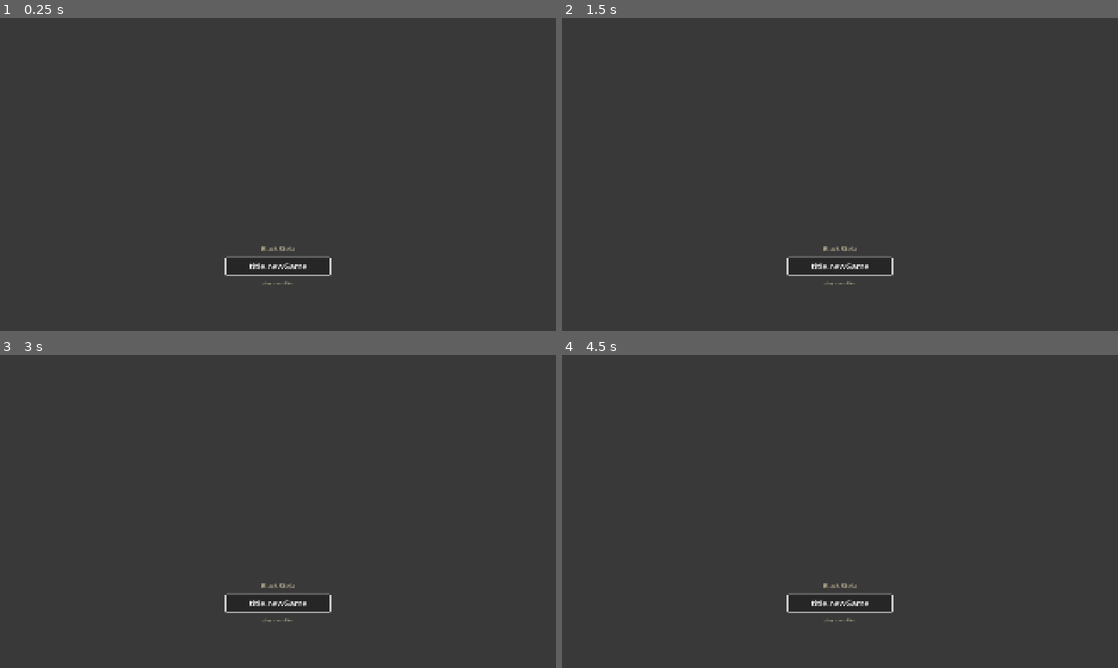
Above: before the commit, frames 1-4 (two rows, left to right).
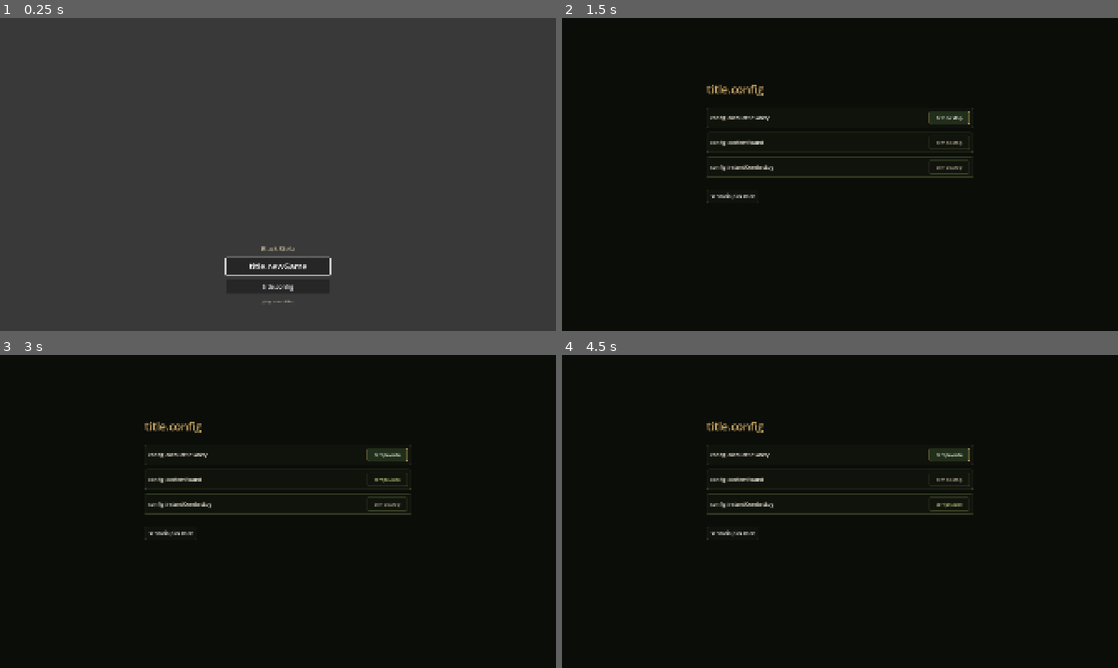
Above: after the commit, the same moments.

Repository: kino-6/black-stela
Game: Godot game, scene res://scenes/boot.tscn
Same seed, same stepped clock (60 frames per second), same inputs: the game is played once before the commit and once after it.
Inputs (mouse positions are in pixels of both pictures, inside the frame that each line leads up to):
- Up to frame 1 (0.25 s): no input
- Up to frame 2 (1.5 s): click (840, 287) at 0.5 s, where only the run after the commit has a clickable "title.config"; click (951, 118) at 1.25 s, where only the run after the commit has a clickable "tempo.auto"
- Up to frame 3 (3 s): click (389, 455) at 2 s, where only the run after the commit has a clickable "tempo.stop"; click (389, 480) at 2.75 s, where only the run after the commit has a clickable "tempo.stop"
- Up to frame 4 (4.5 s): click (951, 480) at 3.5 s, where only the run after the commit has a clickable "tempo.auto"; click (951, 505) at 4.25 s, where only the run after the commit has a clickable "tempo.stop"

The runs differ from the first frame. In frame 1, 0.1% of the frame differs, in the area x 47-53%, y 84-91%; in frame 2, 100%; in frame 3, 100%, in the area x 0-100%, y 0-100%; in frame 4, 100%.

Commit message:
feat(migration): M1 front door + combat tempo — scenario picker, config, リピート/オート (gate green)
The last un-migrated surfaces:
- scenario_picker.gd (ScenarioPicker.tsx): every world from index.json, each card carrying that world's
  OWN authored title and tagline so the list reads as places rather than a config dropdown. 新たな探索
  now goes Title -> picker -> guild, so a run begins by choosing WHICH WORLD to enter.
- config_screen.gd: the play-affecting toggles (auto-battle safety, confirm round, instant combat log),
  each stating what it does to PLAY and spelling its state out in words rather than by colour alone.
  AI provider settings and arbitrary save/load are deliberately ABSENT — developer tooling must not
  appear in normal play (AGENTS.md).
- Combat tempo beside the per-actor menu: リピート re-issues the last declared round (dropping actors
  who can no longer act) and is unavailable-and-says-so until a round exists; オート keeps resolving
  and STOPS ITSELF when the fight ends or the party is in danger — it never plays a losing fight out
  on the player.

All three are in the UX-parity manifest with comparison screenshots. gate:migration green (18 screens,
controller traversal, creation+import samples 6/6, save round-trip, parity 30/30). 482 unit green.

Co-Authored-By: Claude Opus 4.8 <noreply@anthropic.com>

Diff:
--- a/godot/gates/ux-parity-manifest.json
+++ b/godot/gates/ux-parity-manifest.json
@@ -395,6 +395,46 @@
         "play.commandFor"
       ],
       "notes": "The target stage lists the standing enemy GROUPS with their remaining counts."
+    },
+    {
+      "id": "scenario-picker",
+      "milestone": "M1",
+      "reactPanel": "src/components/ScenarioPicker.tsx",
+      "scene": "res://scenes/scenario_picker.tscn",
+      "evidence": "tests/_ux_scenario-picker.png",
+      "requiredKeys": [
+        "scenario.pick.title",
+        "scenario.pick.subtitle",
+        "scenario.pick.back"
+      ],
+      "notes": "Each scenario is its own WORLD — every card carries that world's authored title and tagline, so the list reads as places rather than a config dropdown."
+    },
+    {
+      "id": "config",
+      "milestone": "M1",
+      "reactPanel": "src/i18n (config.*)",
+      "scene": "res://scenes/config.tscn",
+      "evidence": "tests/_ux_config.png",
+      "requiredKeys": [
+        "title.config",
+        "config.autoBattleSafety",
+        "config.confirmRound",
+        "config.instantCombatLog"
+      ],
+      "notes": "Only play-affecting toggles, each stating what it DOES to play. AI provider settings and arbitrary save/load are developer tooling and must not appear in normal play (AGENTS.md)."
+    },
+    {
+      "id": "combat-tempo",
+      "milestone": "M5",
+      "reactPanel": "src/components/CombatCommandDock.tsx",
+      "scene": "res://scenes/combat.tscn",
+      "evidence": "tests/_ux_combat-tempo.png",
+      "requiredKeys": [
+        "tempo.allOut",
+        "tempo.auto",
+        "play.retreat"
+      ],
+      "notes": "全員でかかる / リピート / オート sit beside the per-actor menu. リピート is unavailable until a round has been declared and SAYS so; オート stops itself when the fight ends or the party is in danger."
     }
   ]
 }
--- /dev/null
+++ b/godot/scenes/config.tscn
@@ -0,0 +1,10 @@
+[gd_scene load_steps=2 format=3]
+
+[ext_resource type="Script" path="res://scripts/config_screen.gd" id="1"]
+
+[node name="Config" type="Control"]
+layout_mode = 3
+anchors_preset = 15
+anchor_right = 1.0
+anchor_bottom = 1.0
+script = ExtResource("1")
--- /dev/null
+++ b/godot/scenes/scenario_picker.tscn
@@ -0,0 +1,10 @@
+[gd_scene load_steps=2 format=3]
+
+[ext_resource type="Script" path="res://scripts/scenario_picker.gd" id="1"]
+
+[node name="ScenarioPicker" type="Control"]
+layout_mode = 3
+anchors_preset = 15
+anchor_right = 1.0
+anchor_bottom = 1.0
+script = ExtResource("1")
--- a/godot/scripts/combat.gd
+++ b/godot/scripts/combat.gd
@@ -42,6 +42,8 @@
 var _stage: String = "command"       # command | skill | spell | item | target-group | target-ally
 var _pending: Dictionary = {}        # the order being assembled for the current actor
 var _declared: Array = []            # orders collected so far this round
+var _last_round: Array = []          # the last declared round, for リピート
+var _auto: bool = false              # オート: keep resolving until the fight ends or danger appears
 var _run: Node = null   # the shared-state autoload when in continuous play; null under capture
 var _world_id: String = "default"
 
@@ -228,6 +230,16 @@
 	var allout := _command_button(I18n.t("tempo.allOut"))
 	allout.pressed.connect(_on_attack_pressed)
 	_cmd_box.add_child(allout)
+	# リピート — repeat the LAST declared round. Unavailable until one has been given, and it says so
+	# rather than sitting dead (tempo.repeatRoundUnavailable).
+	var repeat := _command_button(I18n.t("tempo.repeatRound") if not _last_round.is_empty() else I18n.t("tempo.repeatRoundUnavailable"))
+	repeat.disabled = _last_round.is_empty()
+	repeat.pressed.connect(_on_repeat)
+	_cmd_box.add_child(repeat)
+	# オート — keep resolving rounds until the fight ends or the party is in danger.
+	var auto := _command_button(I18n.t("tempo.stop") if _auto else I18n.t("tempo.auto"))
+	auto.pressed.connect(_on_toggle_auto)
+	_cmd_box.add_child(auto)
 	var retreat := _command_button(I18n.t("play.retreat"))
 	retreat.pressed.connect(_on_retreat)
 	_cmd_box.add_child(retreat)
@@ -311,6 +323,57 @@
 		_declared.pop_back()
 		_rebuild_command_menu()
 
+func _log_line(text: String) -> void:
+	if _log_label:
+		_log_label.text = text
+
+# リピート: re-issue the last round, dropping orders whose actor can no longer act.
+func _on_repeat() -> void:
+	if _busy or _resolved or _last_round.is_empty():
+		return
+	var still_able := {}
+	for member in _actors():
+		still_able[String(member.get("id", ""))] = true
+	var orders := []
+	for order in _last_round:
+		if still_able.has(String(order.get("actorId", ""))):
+			orders.append(order)
+	if orders.is_empty():
+		return
+	_resolve_round_with(orders, true)
+
+# オート stops itself on the conditions the React tempo guards use: the fight ending, or the party
+# taking real damage (tempo.autoStoppedDanger) — it never plays a losing fight out on the player.
+func _on_toggle_auto() -> void:
+	_auto = not _auto
+	_rebuild_command_menu()
+	if _auto:
+		_run_auto()
+
+func _run_auto() -> void:
+	while _auto and not _busy and not _resolved and _state.get("phase", "") == "combat":
+		var orders := _all_out_actions()
+		if orders.is_empty():
+			break
+		await _resolve_round_with(orders, false)
+		if _party_in_danger():
+			_auto = false
+			_log_line(I18n.t("tempo.autoStoppedDanger"))
+			break
+	if _state.get("phase", "") != "combat":
+		_auto = false
+	_rebuild_command_menu()
+
+# "Danger" = anyone below a third of their HP, or already wounded.
+func _party_in_danger() -> bool:
+	for member in _state.get("party", []):
+		if member.get("injury", null) != null:
+			return true
+		var max_hp := int(member.get("maxHp", 1))
+		if max_hp > 0 and float(member.get("hp", 0)) / float(max_hp) < 0.34:
+			return true
+	return false
+
 func _on_retreat() -> void:
 	if _busy or _resolved:
 		return
@@ -334,6 +397,7 @@
 	if _cmd_panel:
 		_cmd_panel.hide()
 	var before := _enemy_snapshot()
+	_last_round = orders.duplicate(true)
 	var result := CombatRound.declare_round(_state, _world, orders, _engine)
 	var events: Array = result.get("events", [])
 	_state = result.get("state", _state)
--- /dev/null
+++ b/godot/scripts/config_screen.gd
@@ -0,0 +1,95 @@
+extends Control
+## M1's config screen — the play-affecting toggles the React build exposes (src/i18n `config.*`).
+##
+## Deliberately NOT here: AI provider settings and arbitrary save/load. AGENTS.md bars debug UI,
+## implementation wording and AI configuration from normal play; those belong to developer tooling.
+## Every toggle states what it DOES to play, not which flag it sets.
+
+const I18n := preload("res://scripts/i18n.gd")
+const UI := preload("res://scripts/town/ui_kit.gd")
+
+const BG := Color("0b0d09")
+const SETTINGS_PATH := "user://config.json"
+
+# key -> i18n label. Each one changes how a fight or a message reads, never a developer switch.
+const TOGGLES := [
+	{"key": "autoBattleSafety", "label": "config.autoBattleSafety", "default": true},
+	{"key": "confirmRound", "label": "config.confirmRound", "default": false},
+	{"key": "instantCombatLog", "label": "config.instantCombatLog", "default": false}
+]
+
+var _settings: Dictionary = {}
+var _host: VBoxContainer = null
+
+static func load_settings() -> Dictionary:
+	var out := {}
+	for toggle in TOGGLES:
+		out[toggle["key"]] = toggle["default"]
+	if FileAccess.file_exists(SETTINGS_PATH):
+		var parsed: Variant = JSON.parse_string(FileAccess.get_file_as_string(SETTINGS_PATH))
+		if typeof(parsed) == TYPE_DICTIONARY:
+			for key in parsed:
+				out[key] = parsed[key]
+	return out
+
+static func save_settings(settings: Dictionary) -> void:
+	var file := FileAccess.open(SETTINGS_PATH, FileAccess.WRITE)
+	if file:
+		file.store_string(JSON.stringify(settings, "  "))
+		file.close()
+
+func _ready() -> void:
+	await get_tree().process_frame
+	_settings = load_settings()
+	var bg := ColorRect.new()
+	bg.color = BG
+	bg.set_anchors_and_offsets_preset(Control.PRESET_FULL_RECT)
+	add_child(bg)
+	_host = UI.col(14)
+	_host.position = Vector2(size.x / 2 - 460, 220)
+	_host.custom_minimum_size = Vector2(920, 0)
+	add_child(_host)
+	_rebuild()
+
+func _rebuild() -> void:
+	for child in _host.get_children():
+		child.queue_free()
+	_host.add_child(UI.label(I18n.t("title.config"), 38, UI.GOLD))
+	_host.add_child(UI.gap(8))
+
+	var first: Button = null
+	for toggle in TOGGLES:
+		var key := String(toggle["key"])
+		var on := bool(_settings.get(key, toggle["default"]))
+		var row := UI.row()
+		# The state is spelled out, not implied by a colour — a controller player reads it, not hovers it.
+		row.add_child(UI.grow(UI.label(I18n.t(String(toggle["label"])), 18, UI.INK)))
+		var b := UI.button(I18n.t("tempo.auto") if on else I18n.t("tempo.stop"), func(): _toggle(key), Vector2(140, 42), 16)
+		b.add_theme_color_override("font_color", UI.OK if on else UI.DIM)
+		row.add_child(b)
+		_host.add_child(UI.card(row))
+		if first == null:
+			first = b
+
+	_host.add_child(UI.gap(12))
+	var foot := UI.row()
+	var back := UI.button(I18n.t("scenario.pick.back"), func(): _on_back(), Vector2(180, 46), 17)
+	foot.add_child(back)
+	_host.add_child(foot)
+	if first:
+		first.call_deferred("grab_focus")
+	else:
+		back.call_deferred("grab_focus")
+
+func _toggle(key: String) -> void:
+	_settings[key] = not bool(_settings.get(key, false))
+	save_settings(_settings)
+	_rebuild()
+
+func _on_back() -> void:
+	get_tree().change_scene_to_file("res://scenes/title.tscn")
+
+func _unhandled_input(event: InputEvent) -> void:
+	if event.is_action_pressed("cancel"):
+		_on_back()
+		get_viewport().set_input_as_handled()
--- /dev/null
+++ b/godot/scripts/scenario_picker.gd
@@ -0,0 +1,93 @@
+extends Control
+## Port of src/components/ScenarioPicker.tsx — M1's front door.
+##
+## Each scenario is its own WORLD (dungeons, enemies, atmosphere), so the list is read as places, not
+## as a config dropdown: every card carries the world's own title and tagline in the player's language.
+## Picking one sets Run.world_id before the guild builds a party for it.
+
+const I18n := preload("res://scripts/i18n.gd")
+const UI := preload("res://scripts/town/ui_kit.gd")
+
+const BG := Color("0b0d09")
+
+var _worlds: Array = []
+
+func _ready() -> void:
+	await get_tree().process_frame
+	_worlds = _load_index()
+	_build()
+
+func _load_index() -> Array:
+	var parsed: Variant = JSON.parse_string(FileAccess.get_file_as_string("res://data/worlds/index.json"))
+	if typeof(parsed) != TYPE_DICTIONARY:
+		return []
+	var out := []
+	for entry in parsed.get("worlds", []):
+		var world_id := String(entry) if typeof(entry) == TYPE_STRING else String((entry as Dictionary).get("worldId", ""))
+		if world_id == "":
+			continue
+		# Read the pack itself for the authored title/tagline (the index is only a manifest).
+		var pack: Variant = JSON.parse_string(FileAccess.get_file_as_string("res://data/worlds/%s.json" % world_id))
+		var world: Dictionary = (pack as Dictionary).get("world", {}) if typeof(pack) == TYPE_DICTIONARY else {}
+		var ja: Dictionary = (world.get("locales", {}) as Dictionary).get("ja", {})
+		out.append({
+			"worldId": world_id,
+			"title": String(ja.get("title", world.get("title", world_id))),
+			"tagline": String(ja.get("tagline", world.get("tagline", "")))
+		})
+	return out
+
+func _build() -> void:
+	var bg := ColorRect.new()
+	bg.color = BG
+	bg.set_anchors_and_offsets_preset(Control.PRESET_FULL_RECT)
+	add_child(bg)
+
+	var root := UI.col(16)
+	root.position = Vector2(size.x / 2 - 460, 200)
+	root.custom_minimum_size = Vector2(920, 0)
+	add_child(root)
+	root.add_child(UI.label(I18n.t("scenario.pick.title"), 40, UI.GOLD))
+	root.add_child(UI.prose(I18n.t("scenario.pick.subtitle"), 18, UI.DIM, 900))
+	root.add_child(UI.gap(12))
+
+	var first: Button = null
+	for entry in _worlds:
+		var world_id := String(entry["worldId"])
+		var card := UI.button("", func(): _on_select(world_id), Vector2(900, 96), 20)
+		# The card reads as a PLACE: its own name, then the line that world uses to describe itself.
+		var box := UI.col(4)
+		box.mouse_filter = Control.MOUSE_FILTER_IGNORE
+		box.add_child(UI.label(String(entry["title"]), 24, UI.GOLD))
+		if String(entry["tagline"]) != "":
+			box.add_child(UI.label(String(entry["tagline"]), 15, UI.DIM))
+		card.add_child(box)
+		root.add_child(card)
+		if first == null:
+			first = card
+
+	root.add_child(UI.gap(12))
+	var foot := UI.row()
+	var back := UI.button(I18n.t("scenario.pick.back"), func(): _on_back(), Vector2(180, 46), 17)
+	foot.add_child(back)
+	root.add_child(foot)
+	if first:
+		first.call_deferred("grab_focus")
+	else:
+		back.call_deferred("grab_focus")
+
+func _on_select(world_id: String) -> void:
+	var run := get_node_or_null("/root/Run")
+	if run:
+		run.world_id = world_id
+		run.reset()
+		run.start_guild()
+	get_tree().change_scene_to_file("res://scenes/guild.tscn")
+
+func _on_back() -> void:
+	get_tree().change_scene_to_file("res://scenes/title.tscn")
+
+func _unhandled_input(event: InputEvent) -> void:
+	if event.is_action_pressed("cancel"):
+		_on_back()
+		get_viewport().set_input_as_handled()
--- a/godot/scripts/title.gd
+++ b/godot/scripts/title.gd
@@ -67,6 +67,12 @@
 		b.add_theme_font_size_override("font_size", 18)
 		b.pressed.connect(_on_continue.bind(slot))
 		box.add_child(_center(b))
+	var config := Button.new()
+	config.text = I18n.t("title.config")
+	config.custom_minimum_size = Vector2(360, 48)
+	config.add_theme_font_size_override("font_size", 20)
+	config.pressed.connect(func(): get_tree().change_scene_to_file("res://scenes/config.tscn"))
+	box.add_child(_center(config))
 	box.add_child(_center(_label(I18n.t("play.menuHint"), 15, DIM)))
 	start.grab_focus()
 
@@ -83,11 +89,8 @@
 	get_tree().change_scene_to_file("res://scenes/dungeon.tscn" if phase == "dungeon" else "res://scenes/town.tscn")
 
 func _on_start() -> void:
-	var run := get_node_or_null("/root/Run")
-	if run:
-		run.reset()   # fresh run each time from the title
-	# M2 — build your own party at the guild before descending.
-	get_tree().change_scene_to_file("res://scenes/guild.tscn")
+	# M1 — a new run starts by choosing WHICH WORLD to enter; the guild then builds a party for it.
+	get_tree().change_scene_to_file("res://scenes/scenario_picker.tscn")
 
 func _center(control: Control) -> Control:
 	var c := CenterContainer.new()
Not shown, changed: docs/design/godot-full-migration-plan.md
